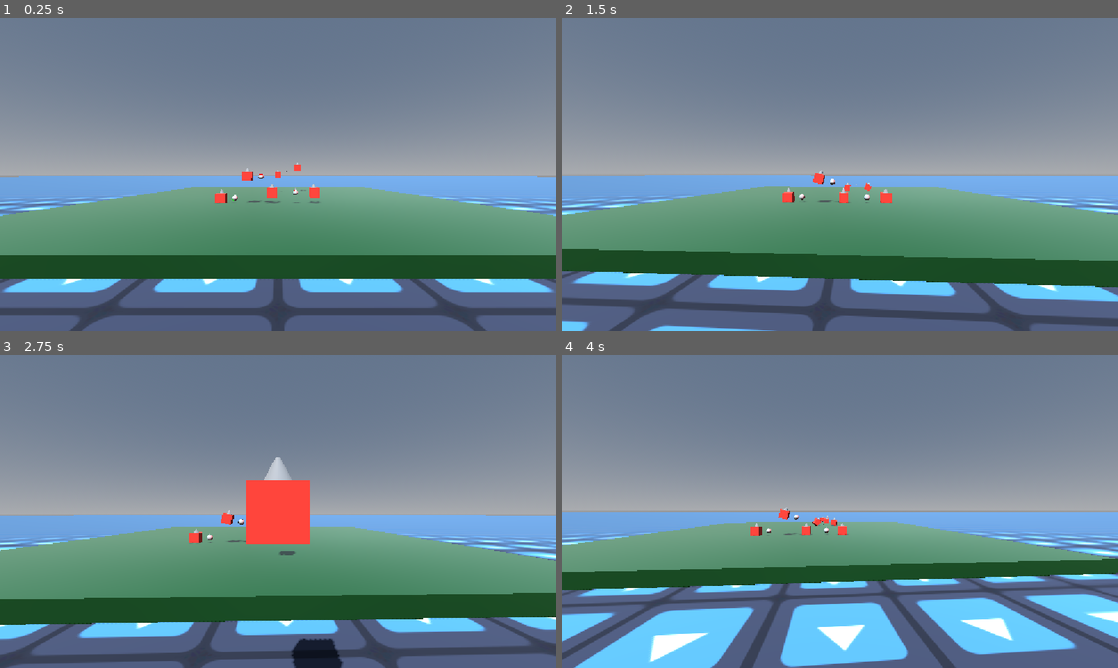
Above: before the commit, frames 1-4 (two rows, left to right).
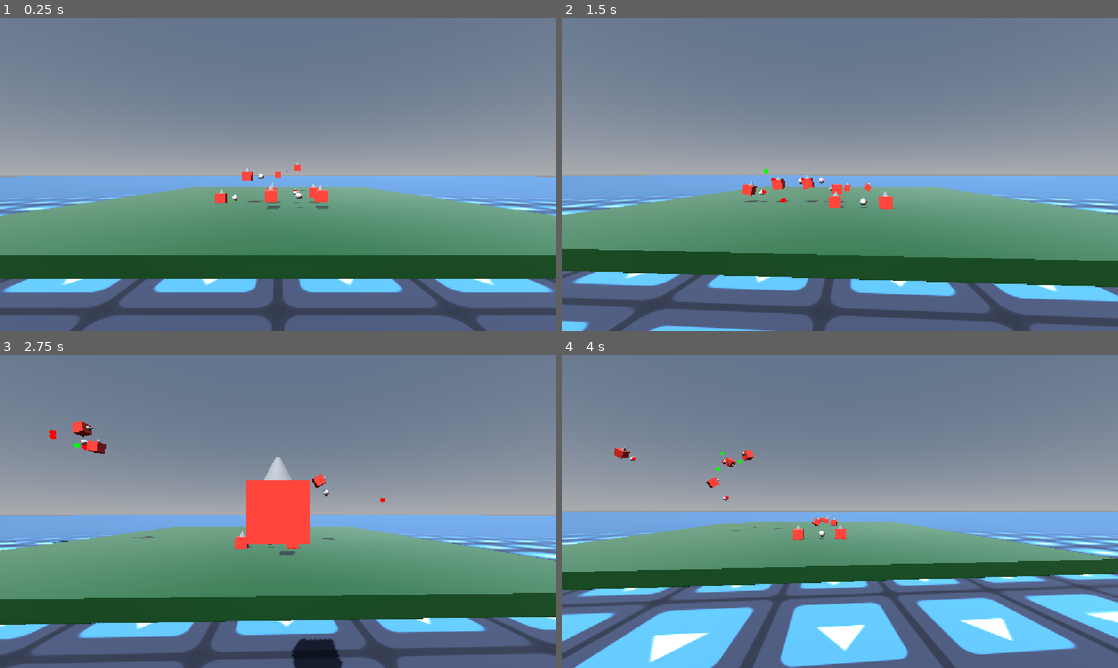
Above: after the commit, the same moments.

Repository: Deojee/new-betterer-hinges
Game: Godot game, scene res://scenes/world.tscn
The game is run twice, just before and just after one commit, with the same random seed, the same clock (stepped at 60 frames per second) and the same inputs. The engine's default icon, where the game draws it, is replaced by a stand-in: a white triangle on a blue panel in a dark square.
Inputs (mouse positions are in pixels of both pictures, inside the frame that each line leads up to):
- Up to frame 1 (0.25 s): no input
- Up to frame 2 (1.5 s): move the mouse to (867, 174) at 0.52 s; hold Up (ui_up) from 0.53 s (still down); tap A (a) at 0.6 s; tap D (d) at 0.8, 1.35 s; move the mouse to (812, 174) at 1.27 s
- Up to frame 3 (2.75 s): keep holding Up (ui_up); tap E (e) at 1.55 s; move the mouse to (289, 505) at 2.02 s; hold E (e) from 2.03 s (still down); tap Q (q) at 2.3 s
- Up to frame 4 (4 s): keep holding Up (ui_up); move the mouse to (834, 517) at 2.77 s; release E (e) at 2.78 s; tap Q (q) at 2.85 s; tap S (s) at 3.05, 3.6 s; move the mouse to (878, 514) at 3.52 s; hold T (t) from 3.53 s (still down)

The runs differ from the first frame. In frame 1, 0.2% of the frame differs, in the area x 42-60%, y 49-62%; in frame 2, 0.8%, in the area x 32-60%, y 48-62%; in frame 3, 0.8%; in frame 4, 0.6%.

Commit message:
did terrible things

Diff:
--- a/scenes/world.tscn
+++ b/scenes/world.tscn
@@ -520,6 +520,19 @@
 [node name="box" parent="otherBoxes" unique_id=1023913780 instance=ExtResource("2_aqk2v")]
 transform = Transform3D(1, 0, 0, 0, 1, 0, 0, 0, 1, -3.7912197, 2.7443676, 30.752987)
 
+[node name="double pin" type="Node3D" parent="otherBoxes" unique_id=1800463343]
+
+[node name="box5" parent="otherBoxes/double pin" unique_id=232950494 instance=ExtResource("2_aqk2v")]
+transform = Transform3D(1, 0, 0, 0, 1, 0, 0, 0, 1, 0.62390995, 2.7443676, 27.37781)
+
+[node name="newPinJoint" parent="otherBoxes/double pin/box5" unique_id=668528597 node_paths=PackedStringArray("nodeA", "nodeB") instance=ExtResource("7_i7141")]
+transform = Transform3D(1, 0, 0, 0, 1, 0, 0, 0, 1, -2.4513226, 0, 0)
+nodeA = NodePath("..")
+nodeB = NodePath("../../box6")
+
+[node name="box6" parent="otherBoxes/double pin" unique_id=1030056606 instance=ExtResource("2_aqk2v")]
+transform = Transform3D(1, 0, 0, 0, 1, 0, 0, 0, 1, -3.7912197, 2.7443676, 27.37781)
+
 [node name="real pin boxes" type="Node3D" parent="otherBoxes" unique_id=700570119]
 
 [node name="box" parent="otherBoxes/real pin boxes" unique_id=1708299768 instance=ExtResource("2_aqk2v")]
--- a/scripts/PinJointPlus.gd
+++ b/scripts/PinJointPlus.gd
@@ -188,6 +188,8 @@
 
 var aVel : Vector3
 var bVel : Vector3
+var aAng : Vector3
+var bAng : Vector3
 
 func showMiddle(del):
 
@@ -203,13 +205,33 @@
 	if Input.is_action_pressed("q"):
 		return
 
-
+	nodeA.linear_velocity -= aVel
+	nodeA.angular_velocity -= aAng
+	nodeB.linear_velocity -= bVel
+	nodeB.angular_velocity -= bAng
 
 	var aTarget = -(objectAPoint.origin - middle.origin) * TPS
 	var bTarget = -(objectBPoint.origin - middle.origin) * TPS
 
-	apply_force_from_pos(nodeA,objectAPoint.origin,aTarget * getAPortion(del))
-	apply_force_from_pos(nodeB,objectBPoint.origin,bTarget * getBPortion(del))
+
+	#aVel = aTarget * getAPortion(del) - bTarget * getBPortion(del)
+	#bVel = -aTarget * getAPortion(del) + bTarget * getBPortion(del)
+	aVel = aTarget * getAPortion(del)
+	bVel = bTarget * getBPortion(del)
+
+	aAng = getTorqueFromPos(nodeA,objectAPoint.origin,aVel) * 0.25
+	aAng += getTorqueFromPos(nodeA,objectAPoint.origin,-bVel) * 0.25
+
+	bAng = getTorqueFromPos(nodeB,objectAPoint.origin,bVel) * 0.25
+	bAng += getTorqueFromPos(nodeB,objectAPoint.origin,-aVel) * 0.25
+
+	aVel -= bTarget * getBPortion(del)
+	bVel -= aTarget * getAPortion(del)
+
+	nodeA.linear_velocity += aVel
+	nodeA.angular_velocity += aAng
+	nodeB.linear_velocity += bVel
+	nodeB.angular_velocity += bAng
 
 	#apply_force_from_pos(nodeB,objectAPoint.origin,-aTarget * getAPortion(del))
 	#apply_force_from_pos(nodeA,objectBPoint.origin,-bTarget * getBPortion(del))
@@ -245,3 +267,9 @@
 	if body is RigidBody3D:
 		bodyCenterOfMass = body.global_transform * body.center_of_mass
 	body.angular_velocity += (globForcePos - bodyCenterOfMass).cross(globForce);
+
+func getTorqueFromPos(body : PhysicsBody3D, globForcePos,globForce):
+	var bodyCenterOfMass = body.global_position
+	if body is RigidBody3D:
+		bodyCenterOfMass = body.global_transform * body.center_of_mass
+	return (globForcePos - bodyCenterOfMass).cross(globForce);
